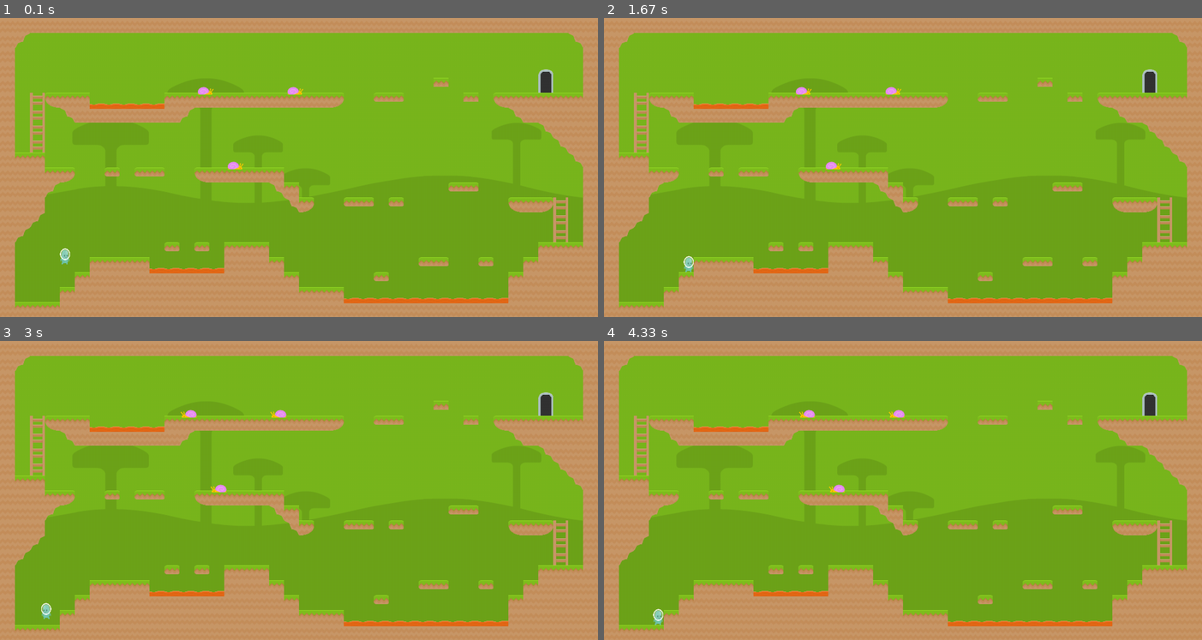
Above: before the commit, frames 1-4 (two rows, left to right).
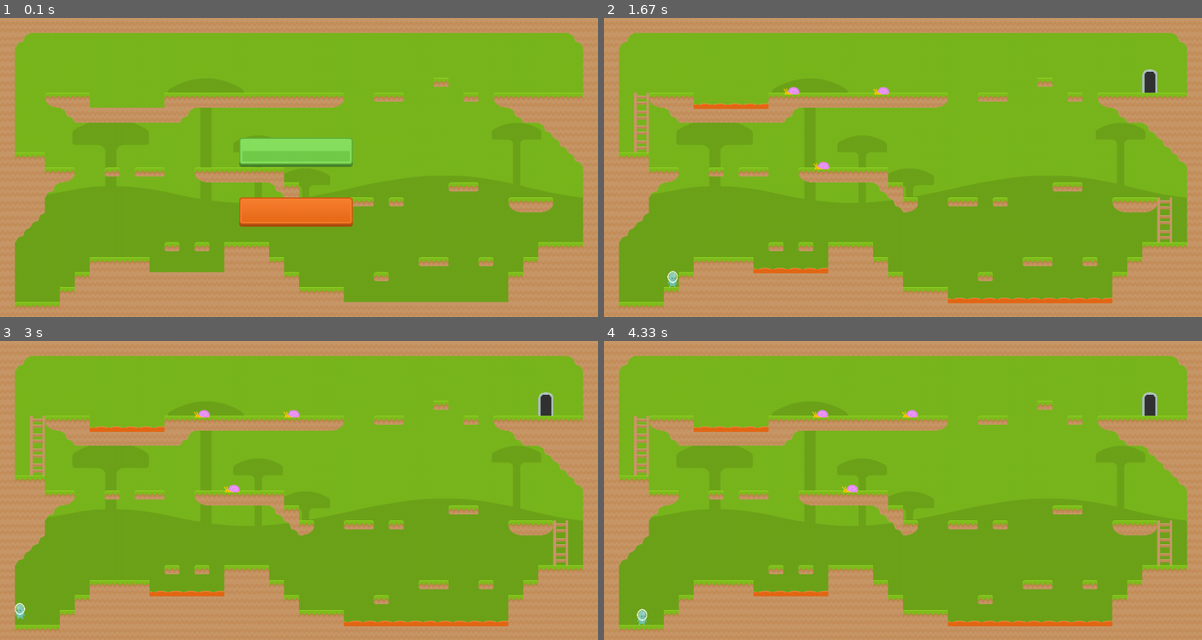
Above: after the commit, the same moments.

Repository: Dimitry0/My_pygame_project
Game: pygame game, started from game.py
The game is run twice, just before and just after one commit, with the same random seed, the same clock (stepped at 60 frames per second) and the same inputs.
Inputs (mouse positions are in pixels of both pictures, inside the frame that each line leads up to):
- Up to frame 1 (0.1 s): no input
- Up to frame 2 (1.67 s): press the mouse at (897, 152) at 0.37 s; move the mouse to (926, 122) at 0.47 s; release the mouse at (956, 95) at 0.6 s; hold Right 0.67-1.13 s; move the mouse to (879, 83) at 0.7 s
- Up to frame 3 (3 s): hold Left 1.67-2.2 s; tap Space at 2.67 s
- Up to frame 4 (4.33 s): hold Right 3-3.63 s; hold Left 3.67-4.13 s; hold Right from 4.17 s (still down)

The runs differ from the first frame. In frame 1, 5.7% of the frame differs, in the area x 5-95%, y 17-96%; in frame 2, 0.4%; in frame 3, 0.5%; in frame 4, 0.5%.

Commit message:
release v1.4

Diff:
--- a/game.py
+++ b/game.py
@@ -17,16 +17,144 @@
 # размер одного блока(клетки)
 tile_size = 25
 
-
 gameover = 0
+main_menu = True
 
 bg_img = pygame.image.load('img/bg_shroom.png')
 bush = pygame.image.load('img/bush.png')
-
-
+restart_img = pygame.image.load('img/blue_button0.png')
+start_img = pygame.image.load('img/green_button0.png')
+exit_img = pygame.image.load('img/red_button0.png')
+
+class Button():
+    def __init__(self, x, y, image):
+        self.image = image
+        self.rect = self.image.get_rect()
+        self.rect.x = x
+        self.rect.y = y
+        self.clicked = False
+
+    def draw(self):
+        action = False
+
+        #get mouse position
+        pos = pygame.mouse.get_pos()
+
+        #check mouseover and clicked conditions
+        if self.rect.collidepoint(pos):
+            if pygame.mouse.get_pressed()[0] == 1 and self.clicked == False:
+                action = True
+                self.clicked = True
+
+        if pygame.mouse.get_pressed()[0] == 0:
+            self.clicked = False
+
+
+        #draw button
+        screen.blit(self.image, self.rect)
+
+        return action
 
 class Player:
     def __init__(self, x, y):
+        self.reset(x, y)
+
+    def update(self, gameover):
+        dx = 0
+        dy = 0
+
+        # скорость ходьбы
+        walk = 3
+
+        if gameover == 0:
+            key = pygame.key.get_pressed()
+            if key[pygame.K_SPACE] and self.jumped == False and self.vel_y == 0:
+                # задаем высоту прыжка
+                self.vel_y = -11
+                self.jumped = True
+            if not key[pygame.K_SPACE] and self.vel_y == 0:
+                self.jumped = False
+            if key[pygame.K_LEFT]:
+                dx -= 3
+                self.counter += 1
+                self.direction = -1
+            if key[pygame.K_RIGHT]:
+                dx += 3
+                self.counter += 1
+                self.direction = 1
+            if key[pygame.K_LEFT] == False and key[pygame.K_RIGHT] == False:
+                self.counter = 0
+                self.index = 0
+                if self.direction == 1:
+                    self.image = self.images_right[self.index]
+                if self.direction == -1:
+                    self.image = self.images_left[self.index]
+
+            # типа анимация:
+            if self.counter > walk:
+                self.counter = 0
+                self.index += 1
+                if self.index >= len(self.images_right):
+                    self.index = 0
+                if self.direction == 1:
+                    self.image = self.images_right[self.index]
+                if self.direction == -1:
+                    self.image = self.images_left[self.index]
+
+            # гравитация:
+            self.vel_y += 1
+            if self.vel_y > 10:
+                self.vel_y = 10
+            dy += self.vel_y
+
+            for tile in world.tile_list:
+
+                if tile[1].colliderect(self.rect.x + dx, self.rect.y, self.width, self.height):
+                    dx = 0
+
+                if tile[1].colliderect(self.rect.x, self.rect.y + dy, self.width, self.height):
+
+                    if self.vel_y < 0:
+                        dy = tile[1].bottom - self.rect.top
+                        self.vel_y = 0
+
+                    elif self.vel_y >= 0:
+                        dy = tile[1].top - self.rect.bottom
+                        self.vel_y = 0
+
+            if pygame.sprite.spritecollide(self, snail_group, False):
+                gameover = -1
+
+            if pygame.sprite.spritecollide(self, lava_group, False):
+                gameover = -1
+            if pygame.sprite.spritecollide(self, ladder_group, False):
+                self.jumped = False
+                self.vel_y = 0
+                self.direction = 0
+                dy = 0
+                key = pygame.key.get_pressed()
+                if key[pygame.K_UP]:
+                    dy = -5
+                if key[pygame.K_DOWN]:
+                    dy = 5
+                #if self.vel_y == 0 and self.direction == 0 and self.jumped == False:
+                    #dy = 0
+
+
+            self.rect.x += dx
+            self.rect.y += dy
+
+        elif gameover == -1:
+            self.image = self.dead_image
+            if self.rect.y > 200:
+                self.rect.y -= 5
+
+        # вывод изображения игрока на экран
+        screen.blit(self.image, self.rect)
+
+        return gameover
+
+    def reset(self, x, y):
         self.images_right = []
         self.images_left = []
         self.index = 0
@@ -48,91 +176,7 @@
         self.height = self.image.get_height()
         self.vel_y = 0
         self.jumped = False
-        # направление
         self.direction = 0
-
-    def update(self, gameover):
-        dx = 0
-        dy = 0
-
-        # скорость ходьбы
-        walk = 2.5
-
-        if gameover == 0:
-            key = pygame.key.get_pressed()
-            if key[pygame.K_SPACE] and self.jumped == False:
-                # задаем высоту прыжка
-                self.vel_y = -11
-                self.jumped = True
-            if not key[pygame.K_SPACE]:
-                self.jumped = False
-            if key[pygame.K_LEFT]:
-                dx -= 2.5
-                self.counter += 1
-                self.direction = -1
-            if key[pygame.K_RIGHT]:
-                dx += 2.5
-                self.counter += 1
-                self.direction = 1
-            if key[pygame.K_LEFT] == False and key[pygame.K_RIGHT] == False:
-                self.counter = 0
-                self.index = 0
-                if self.direction == 1:
-                    self.image = self.images_right[self.index]
-                if self.direction == -1:
-                    self.image = self.images_left[self.index]
-
-            # типа анимация:
-            if self.counter > walk:
-                self.counter = 0
-                self.index += 1
-                if self.index >= len(self.images_right):
-                    self.index = 0
-                if self.direction == 1:
-                    self.image = self.images_right[self.index]
-                if self.direction == -1:
-                    self.image = self.images_left[self.index]
-
-            # гравитация:
-            self.vel_y += 1
-            if self.vel_y > 10:
-                self.vel_y = 10
-            dy += self.vel_y
-
-            for tile in world.tile_list:
-
-                if tile[1].colliderect(self.rect.x + dx, self.rect.y, self.width, self.height):
-                    dx = 0
-
-                if tile[1].colliderect(self.rect.x, self.rect.y + dy, self.width, self.height):
-
-                    if self.vel_y < 0:
-                        dy = tile[1].bottom - self.rect.top
-                        self.vel_y = 0
-
-                    elif self.vel_y >= 0:
-                        dy = tile[1].top - self.rect.bottom
-                        self.vel_y = 0
-
-            if pygame.sprite.spritecollide(self, snail_group, False):
-                gameover = -1
-
-            if pygame.sprite.spritecollide(self, lava_group, False):
-                gameover = -1
-
-            self.rect.x += dx
-            self.rect.y += dy
-
-        elif gameover == -1:
-            self.image = self.dead_image
-            if self.rect.y > 200:
-                self.rect.y -= 5
-
-        # вывод изображения игрока на экран
-        screen.blit(self.image, self.rect)
-
-        return gameover
-
 
 
 class World:
@@ -340,6 +384,7 @@
         self.rect = self.image.get_rect()
         self.rect.x = x
         self.rect.y = y
+
 
 
 world_data = [
@@ -365,6 +410,8 @@
     [1, 2, 2, 2, 1, 1, 1, 1, 1, 1, 1, 1, 1, 1, 1, 1, 1, 1, 1, 1, 1, 1, 1, 1, 1, 1, 1, 1, 1, 1, 1, 1, 1, 1, 1, 1, 1, 1, 1, 1]
 ]
 
+
+
 player = Player(100, screen_height - 130)
 
 snail_group = pygame.sprite.Group()
@@ -373,6 +420,10 @@
 door_group = pygame.sprite.Group()
 world = World(world_data)
 
+restart_button = Button(screen_width // 2 - 100, screen_height // 2 - 50, restart_img)
+start_button = Button(screen_width // 2 - 100, screen_height // 2 - 50, start_img)
+exit_button = Button(screen_width // 2 - 100, screen_height // 2 + 50, exit_img)
+
 run = True
 while run:
 
@@ -382,16 +433,31 @@
 
     world.draw()
 
-    if gameover == 0:
-        snail_group.update()
-
-    snail_group.draw(screen)
-    lava_group.draw(screen)
-    ladder_group.draw(screen)
-    door_group.draw(screen)
-
-    gameover = player.update(gameover)
-
+    if main_menu:
+        if exit_button.draw():
+            run = False
+        if start_button.draw():
+            main_menu = False
+    else:
+        world.draw()
+
+        if gameover == 0:
+            snail_group.update()
+
+        snail_group.draw(screen)
+        lava_group.draw(screen)
+        ladder_group.draw(screen)
+        door_group.draw(screen)
+
+        game_over = player.update(gameover)
+
+        # if player has died
+        if game_over == -1:
+            if restart_button.draw():
+                player.reset(100, screen_height - 130)
+                game_over = 0
+            if exit_button.draw():
+                run = False
     for event in pygame.event.get():
         if event.type == pygame.QUIT:
             run = False
Binary file added: img/Leto Text Sans Defect.otf
Binary file added: img/blue_button0.png
Binary file added: img/green_button0.png
Binary file added: img/red_button0.png
Not shown, added: level
